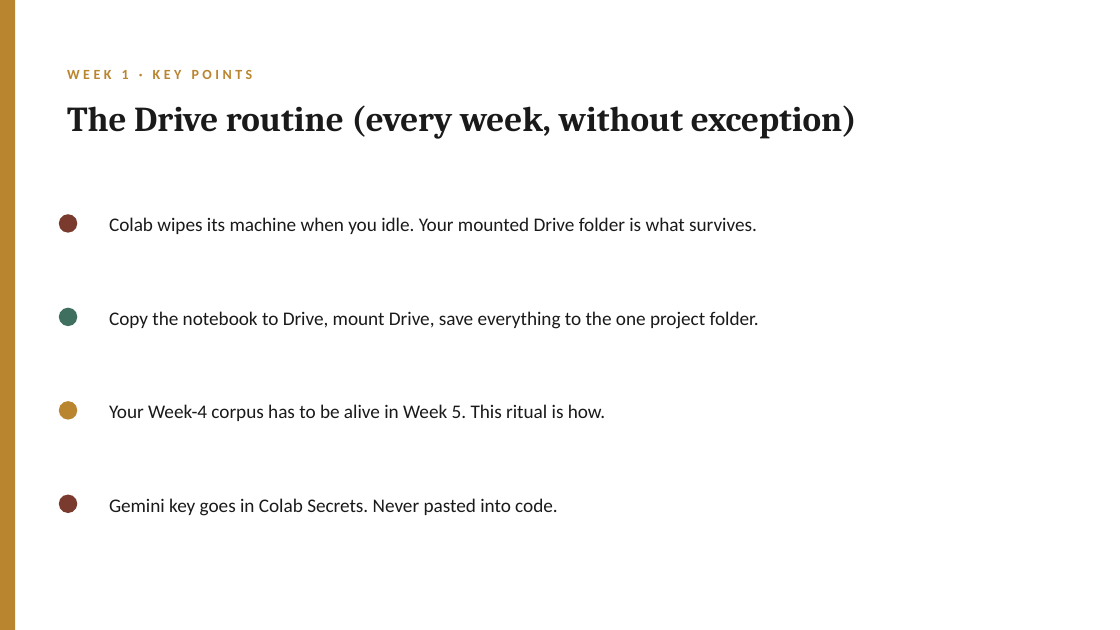
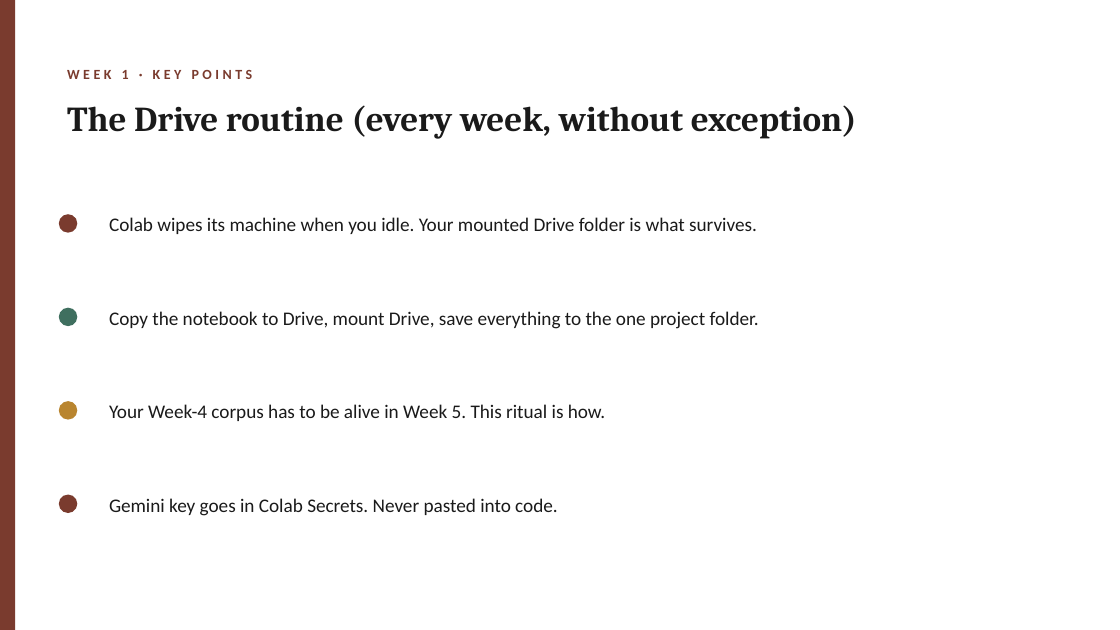
Before and after one commit to lucianli123/culture-as-data-2026, a slide deck: slide 7 of slides/pptx/week-01.pptx (slide 6 before the commit). Drawn at 1120x630 pixels with LibreOffice and Linux fonts; fonts in the diff are those of the drawing. Boxes give left, top, right and bottom in pixels: in the first picture for what was removed or moved away, otherwise in the second. Text is boxed around its words. In the diff, an @@ line names an element or a change of style, - is before the commit and + after.

```diff
--- a/slides/pptx/week-01.pptx
+++ b/slides/pptx/week-01.pptx
@@ rectangle at bbox=[0, 0, 15, 630]: fill #B9852F to #7A3B2E @@
@@ text "WEEK 1 · KEY POINTS" at bbox=[67, 70, 253, 79]: text colour #B9852F to #7A3B2E @@
```
Also in this commit, not shown: 5 other slides changed, 1 slide added, 16 other files.
